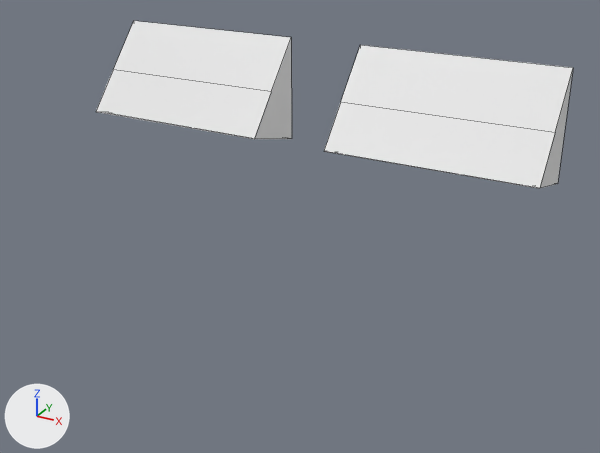
Renders of the FBX model WUAH/Assets/Models/BenchLight_Wall.fbx from each side of a commit.
Both versions are drawn from a camera (50 mm lens) standing at (7.06, -13.8, 10.76) and looking at (0.32, -1.54, 4.63). The lights are fixed; the arrows at lower left show +X, +Y and +Z. Mesh edges are drawn as thin lines. Where no turn or scale is listed for an object, it has been applied to the vertices.
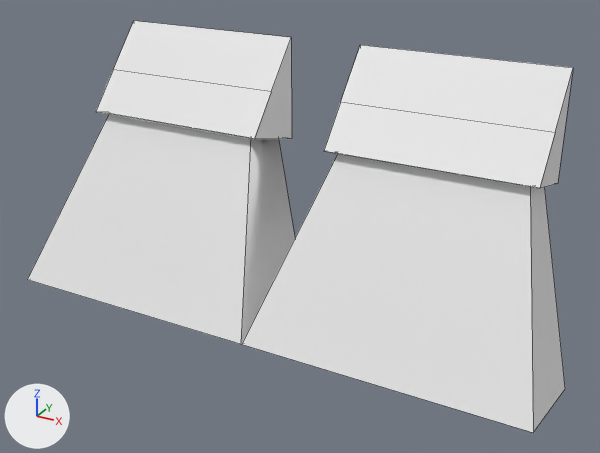
Boxes (x1, y1, x2, y2) around the edits, measured in the pictures (600 x 453 px):
'Cube.007', reshaped (14% wider, 146% taller): before (96, 21, 573, 188); after (27, 21, 573, 433)
part 1 of me_cube_007, added: after (27, 114, 565, 433)

The change, as a diff of the scene's bpy script:
```diff
--- a/WUAH/Assets/Models/BenchLight_Wall.fbx.py
+++ b/WUAH/Assets/Models/BenchLight_Wall.fbx.py
@@ mat_lightbeam_mat @@
+mat_lightbeam_mat = principled_material('LightBeam_Mat')
+mat_lightbeam_mat.base_color = (0.8, 0.8, 0.8)  # white #e7e7e7
+mat_lightbeam_mat.roughness = 0.553
@@ me_cube_007 @@
 me_cube_007.from_pydata(...)  # 80 vertices, 44 faces; spans x -4.49..4.49, y -1.4..0.0, z 5.71..7.71
 # used by ob_cube_007; location = (0.0, 0.0, 0.0)
 # verts and faces of me_cube_007; kept vertices keep their numbers, new ones are numbered from 80
 # before: 0 (0.94, -1.15, 6.17), 4 (4.27, -1.15, 6.17), 40 (-0.94, -1.15, 6.17), 42 (-0.94, -0.18, 5.9), 44 (-4.27, -1.15, 6.17)
 # before: 46 (-4.27, -0.18, 5.9)
+# me_cube_007 part 1
+verts[80] = (0.01, -3.14, 2.88)  # pixel (241, 344)
+verts[81] = (0.01, -0.6, 2.14)
+verts[82] = (-5.2, -3.14, 2.88)  # pixel (27, 279)
+verts[83] = (-5.2, -0.6, 2.14)
+for new, old in zip([*range(84, 88)], [*range(80, 84)]): verts[new] = verts[old] + (5.19, 0.0, 0.0)
+verts[88] = (0.94, -0.18, 5.9)
+verts[89] = (4.27, -0.18, 5.9)
+faces += [(0, 80, 81, 88), (81, 85, 89, 88), (4, 89, 85, 84), (0, 4, 84, 80), (40, 42, 87, 86), (42, 46, 83, 87)]  # mat_lightbeam_mat (white #e7e7e7)
+faces += [(44, 82, 83, 46), (40, 86, 82, 44)]  # mat_lightbeam_mat (white #e7e7e7)
 me_cube_007.materials.append(mat_propatlas_a1)
+me_cube_007.materials.append(mat_lightbeam_mat)  # white #e7e7e7
```
